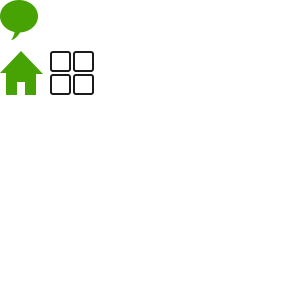
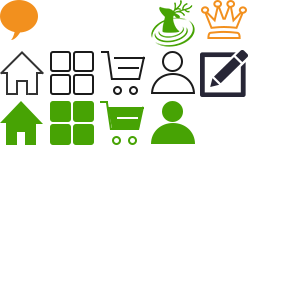
Comparing the layer stacks of the two 300 x 300 images. Changes:
removed layer "形状 25" over [0, 51, 43, 95]
removed layer "形状 35" over [0, 0, 38, 40]
showed "图层 0", painted on it over [0, 0, 248, 145]
